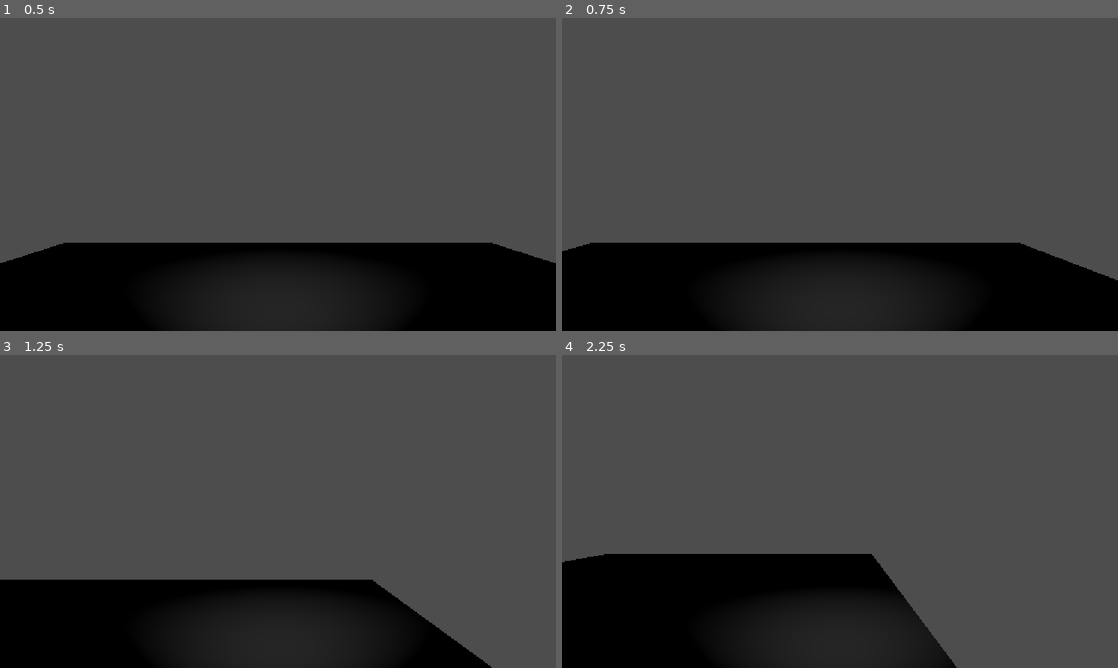
Above: before the commit, frames 1-4 (two rows, left to right).
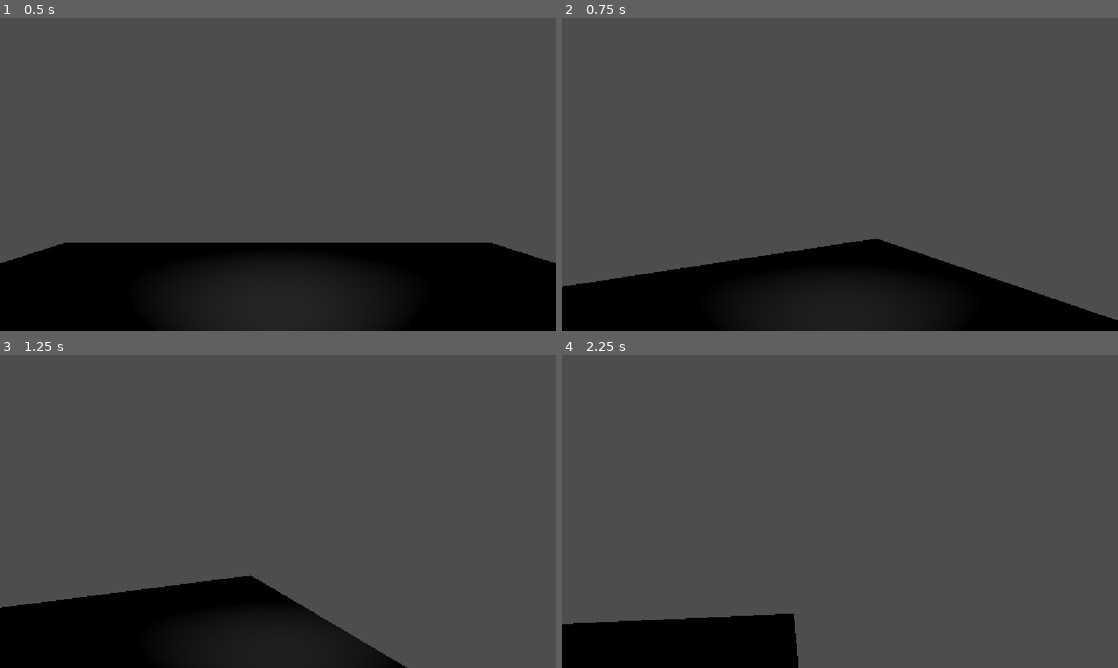
Above: after the commit, the same moments.

Repository: SolemnSintres/GD3D_Underground_Z
Game: Godot game, scene res://scenes/world.tscn
Two runs of this game, one before a commit and one after it. Both use one fixed random seed, a clock stepped at 60 frames per second and the inputs below.
Inputs (mouse positions are in pixels of both pictures, inside the frame that each line leads up to):
- Up to frame 1 (0.5 s): no input
- Up to frame 2 (0.75 s): move the mouse to (962, 158) at 0.52 s; hold D (move_right) from 0.53 s (still down); click (962, 158) at 0.67 s
- Up to frame 3 (1.25 s): keep holding D (move_right)
- Up to frame 4 (2.25 s): move the mouse to (728, 527) at 1.27 s; release D (move_right) at 1.28 s; hold S (move_backward) 1.28-2.03 s; click (728, 527) at 1.42 s; move the mouse to (895, 442) at 2.02 s; hold D (move_right) from 2.03 s (still down); click (895, 442) at 2.17 s

Frame 1 is identical in both runs. In frame 2, 7.6% of the frame differs, in the area x 0-100%, y 70-97%; in frame 3, 6.9%; in frame 4, 18%, in the area x 0-71%, y 63-100%.

Commit message:
Movement And Head Rotation

Diff:
--- a/scripts/player.gd
+++ b/scripts/player.gd
@@ -2,6 +2,12 @@
 
 const gravity = 9.8
 const speed = 4.0
+const mouse = 0.002
+
+@onready var head =  $Head
+
+func _readY():
+	Input.mouse_mode = Input.MOUSE_MODE_CAPTURED
 
 func _physics_process(delta):
 	if not is_on_floor():
@@ -13,3 +19,13 @@
 	velocity.z = direction.z * speed
 
 	move_and_slide()
+
+func _unhandled_input(event):
+	if event is InputEventMouseMotion:
+		rotate_y(-event.relative.x * mouse)
+		head.rotate_x(-event.relative.y * mouse)
+		head.rotation.x = clamp(head.rotation.x,deg_to_rad(-85.0),deg_to_rad(85.0))
+	if Input.is_action_just_pressed("ui_cancel"):
+		Input.mouse_mode = Input.MOUSE_MODE_VISIBLE
+	if event is InputEventMouseButton:
+		Input.mouse_mode = Input.MOUSE_MODE_CAPTURED
